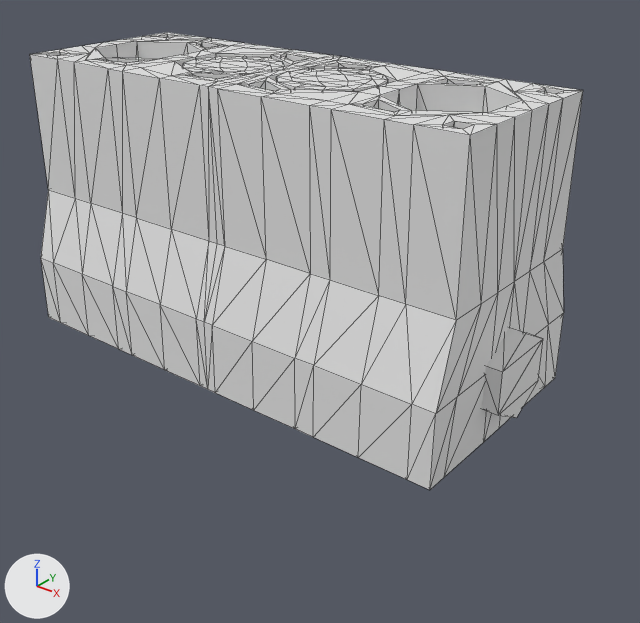
Before and after pictures for a commit that changed the glTF model static/piston.glb.
The view is the same before and after, from a 50 mm lens placed at (11.03, -12.61, 6.52), pointed at (0.34, 0.75, -1.76). The lights are fixed; the arrows at lower left show +X, +Y and +Z. The first picture is the older version. Mesh edges are drawn as thin lines. Where no turn or scale is listed for an object, it has been applied to the vertices. Vertices at exactly the same position are counted once.

In view in the first picture: 'block', 'crank shaft', 'piston head.001', 'piston head.002'.
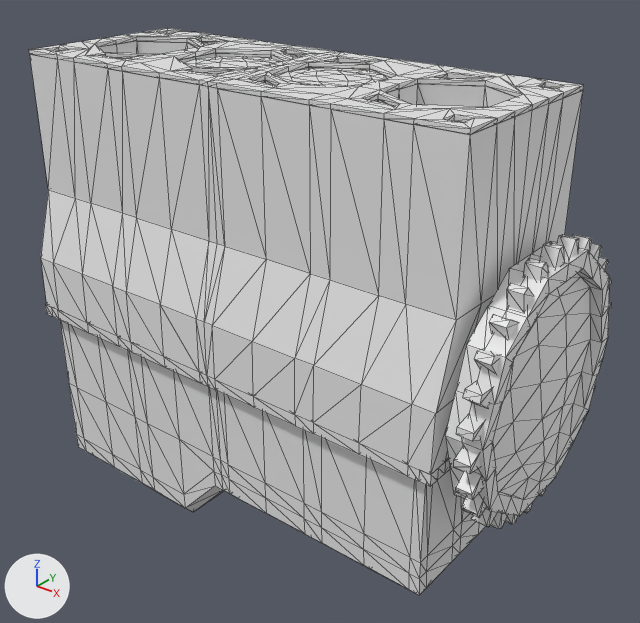
Boxes [x1, y1, x2, y2] around the edits, measured in the pictures (640 x 623 px; the box of a moved part takes in the faces that stretch with it):
'block', reshaped: before [30, 32, 583, 490]; after [30, 41, 583, 474]
'oil pan', added: after [45, 303, 486, 595]
'flywheel', added: after [445, 234, 611, 529]
'head gasket', added: after [29, 28, 584, 135]
'crank shaft', reshaped (not visible afterwards): before [482, 327, 543, 418]
part 1 of me_cube, moved or reshaped: before [41, 258, 563, 490]; after [41, 258, 453, 474]

The change, as a diff of the scene's bpy script:
```diff
--- a/static/piston.glb.py
+++ b/static/piston.glb.py
@@ me_cube @@
 # used by ob_block; location = (0.0, 0.0, 0.0)
-me_cube.from_pydata(...)  # 459 vertices, 936 faces; spans x -5.09..5.09, y -2.32..2.32, z -2.38..3.37
+me_cube.from_pydata(...)  # 491 vertices, 996 faces; spans x -5.09..5.09, y -2.32..2.82, z -2.08..3.37
+# me_cube part 1: 60 vertices moved from x -5.09..5.09, y -2.32..2.32, z -2.38 to x -5.09..5.09, y -2.32..2.32, z -2.08; 24 vertices removed from x -5.09..5.09, y -0.57..0.57, z -2.38..-0.93; 20 vertices added at x -5.09..5.09, y -0.41..0.41, z -2.08..-0.9
+# other edits to the shape of me_cube do not show in these pictures
@@ me_cube_011 @@
 # used by ob_crank_shaft; location = (0.0, 0.0, -1.19)
-me_cube_011.from_pydata(...)  # 336 vertices, 664 faces; spans x -5.94..5.4, y -1.21..1.21, z -1.65..1.65
+me_cube_011.from_pydata(...)  # 348 vertices, 692 faces; spans x -5.94..5.52, y -1.21..1.21, z -1.65..1.65
+# me_cube_011 part 2: 14 vertices moved from x 4.99..5.4, y -0.75..0.75, z -0.85..0.85 to x 5.11..5.52, y -0.75..0.75, z -0.85..0.85; 4 vertices removed from x 5.4, y -0.75..0.75, z -0.85..0.85; 16 vertices added at x 5.39..5.52, y -0.75..0.75, z -0.85..0.85
@@ me_cube_015 @@
+me_cube_015.from_pydata(...)  # 386 vertices, 660 faces; spans x -0.33..0.33, y -2.57..2.57, z -2.57..2.57
@@ me_cube_014 @@
+me_cube_014.from_pydata(...)  # 624 vertices, 1240 faces; spans x -5.89..5.09, y -2.32..2.34, z -5.98..-1.62
@@ me_cube_016 @@
+me_cube_016.from_pydata(...)  # 298 vertices, 656 faces; spans x -5.09..5.09, y -1.87..1.87, z 3.38..3.46
@@ ob_flywheel @@
+ob_flywheel = bpy.data.objects.new('flywheel', me_cube_015)
+ob_flywheel.location = (5.66, -0.01, -1.19)
@@ ob_oil_pan @@
+ob_oil_pan = bpy.data.objects.new('oil pan', me_cube_014)
+ob_oil_pan.location = (0.0, 0.0, -0.46)
@@ ob_head_gasket @@
+ob_head_gasket = bpy.data.objects.new('head gasket', me_cube_016)
+ob_head_gasket.location = (0.0, 0.0, 0.0)
```
